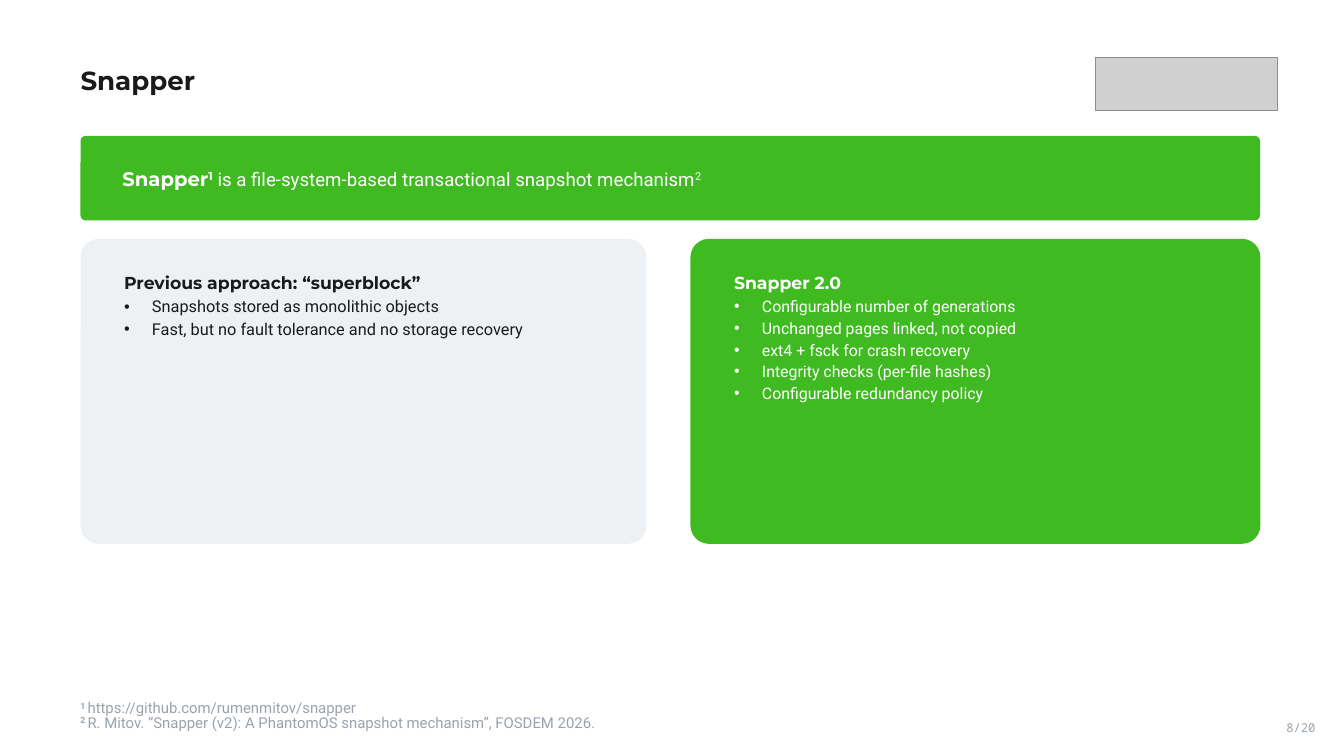
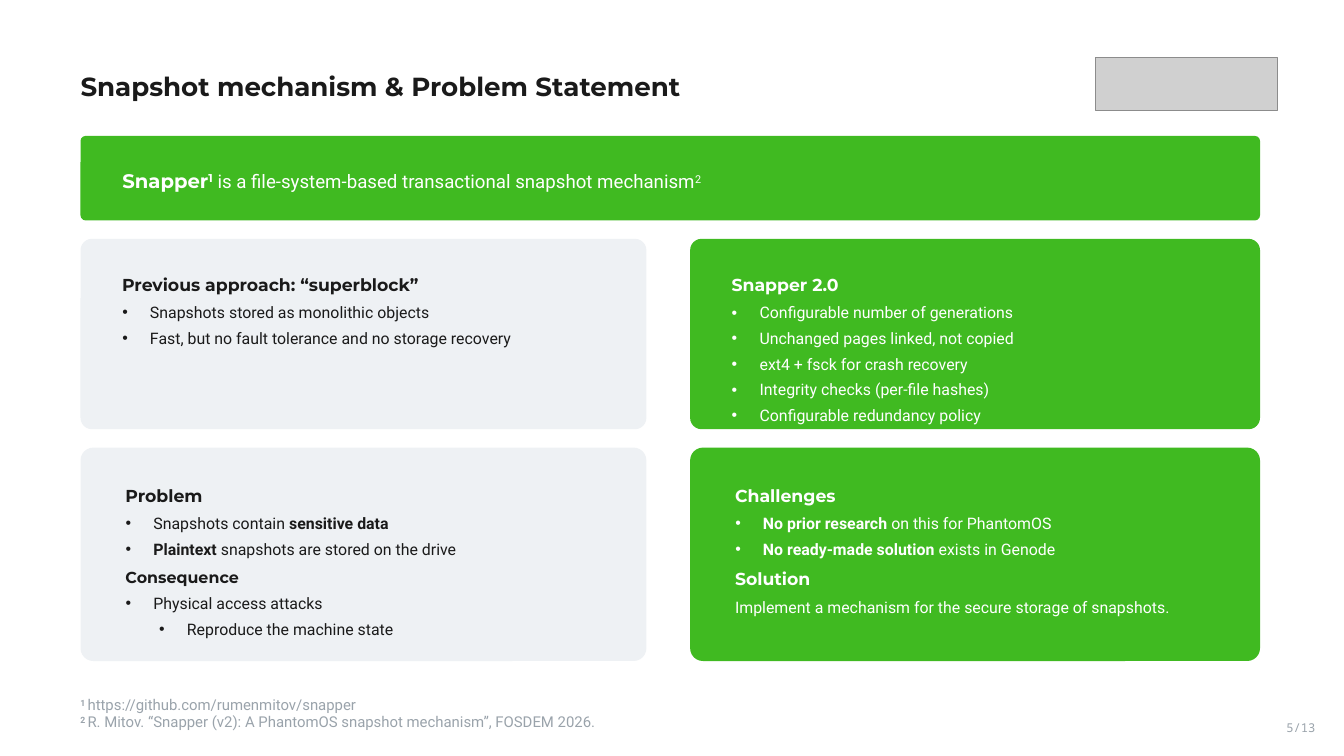
Before and after one commit to VoronM1522/Thesis_draft, a slide deck: slide 5 of presentation/slides_main.pptx (slide 8 before the commit). Drawn at 1344x756 pixels with LibreOffice and Linux fonts; fonts in the diff are those of the drawing; grey boxes stand for pictures. Boxes give left, top, right and bottom in pixels: in the first picture for what was removed or moved away, otherwise in the second. Text is boxed around its words. In the diff, an @@ line names an element or a change of style, - is before the commit and + after.

```diff
--- a/presentation/slides_main.pptx
+++ b/presentation/slides_main.pptx
@@ text at box(81, 75, 680, 101): text changed @@
-Snapper
+Snapshot mechanism & Problem Statement
@@ rounded rectangle "Snapper1 is a file-system-based transactional ..." at box(81, 136, 1260, 220): line spacing 26pt to 1.24 @@
@@ rounded rectangle "Previous approach: “superblock”": place and size @@
-rounded rectangle "Previous approach: “superblock”" at box(81, 239, 646, 544)
+rounded rectangle "Previous approach: “superblock”" at box(81, 239, 646, 429)
@@ rounded rectangle "Previous approach: “superblock”" at box(81, 239, 646, 429): size 17.5 to 17 pt in "Snapshots stored as monolithic objects", "Fast, but no fault tolerance and no ..."; line spacing 23.5pt to 1.27; less space between paragraphs; indent changed; line spacing 22pt to 1.26; more space between paragraphs @@
@@ rounded rectangle "Snapper 2.0": place and size @@
-rounded rectangle "Snapper 2.0" at box(690, 239, 1260, 544)
+rounded rectangle "Snapper 2.0" at box(690, 239, 1260, 429)
@@ rounded rectangle "Snapper 2.0" at box(690, 239, 1260, 429): line spacing 23.5pt to 1.27; less space between paragraphs; line spacing 21.5pt to 1.26; more space between paragraphs @@
@@ rounded rectangle added at box(81, 448, 646, 661), fill #EEF1F4, 17 pt, text #1A1A1A @@
+Problem
+• Snapshots contain sensitive data
+• Plaintext snapshots are stored on the drive
+Consequence
+• Physical access attacks
+  • Reproduce the machine state
@@ rounded rectangle added at box(690, 448, 1260, 661), fill #40BA21, 17 pt, text #FFFFFF @@
+Challenges
+• No prior research on this for PhantomOS
+• No ready-made solution exists in Genode
+Solution
+Implement a mechanism for the secure storage of snapshots.
@@ text "1 https://github.com/rumenmitov/snapper" at box(80, 699, 595, 730): line spacing 15pt to 0.94 @@
@@ text at box(1286, 723, 1315, 732): text changed @@
-8/20
+5/13
```
Also in this commit, not shown: 12 other slides changed, 8 slides removed, 4 other files.
